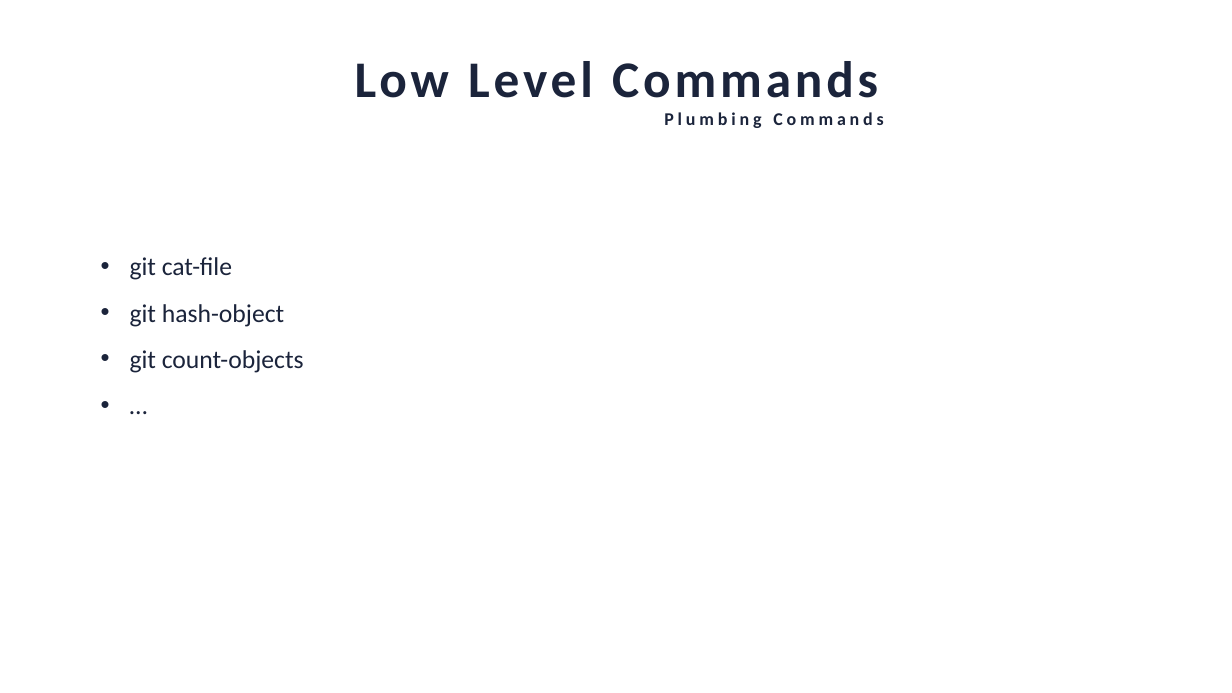
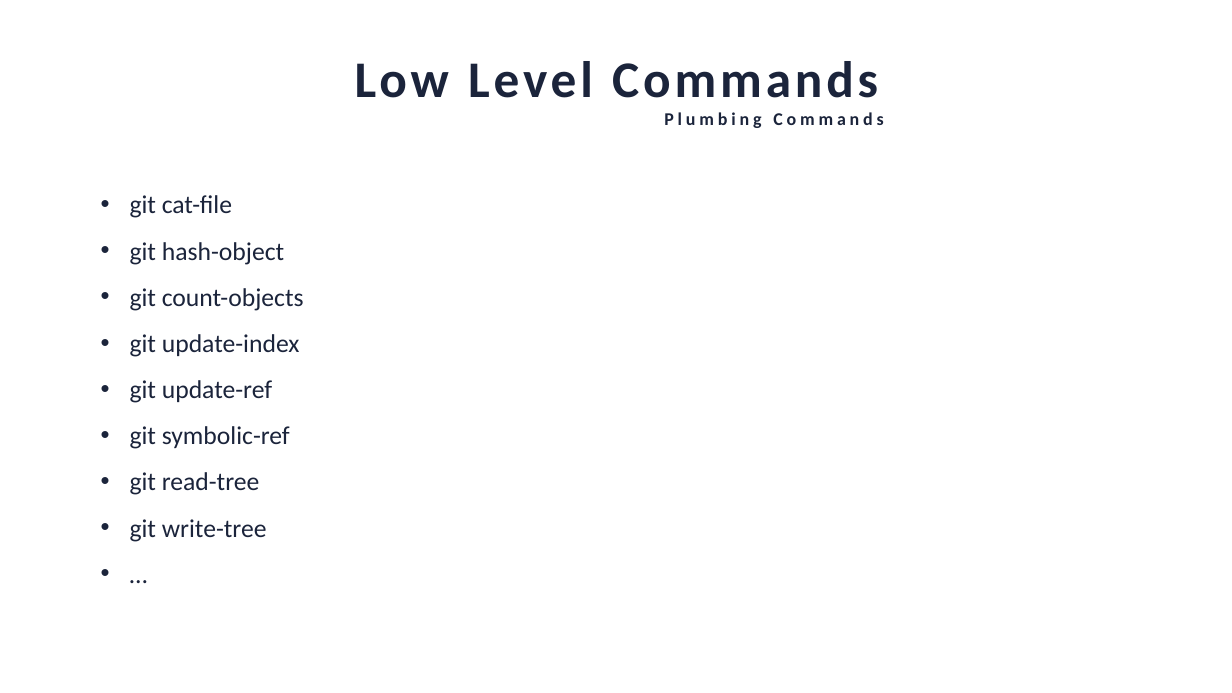
Before and after one commit to iAvinashVarma/GitBasics, a slide deck: slide 5 of Presentation/Git.pptx. Drawn at 1232x693 pixels with LibreOffice and Linux fonts; fonts in the diff are those of the drawing. Boxes give left, top, right and bottom in pixels: in the first picture for what was removed or moved away, otherwise in the second. Text is boxed around its words. In the diff, an @@ line names an element or a change of style, - is before the commit and + after.

```diff
--- a/Presentation/Git.pptx
+++ b/Presentation/Git.pptx
@@ text "git cat-file": place and size @@
-text "git cat-file" at [130, 257, 304, 373]
+text "git cat-file" at [130, 195, 304, 542]
@@ text at [130, 334, 300, 542]: paragraphs added @@
+• git update-index
+• git update-ref
+• git symbolic-ref
+• git read-tree
+• git write-tree
```
Also in this commit, not shown: 2 other slides changed.
